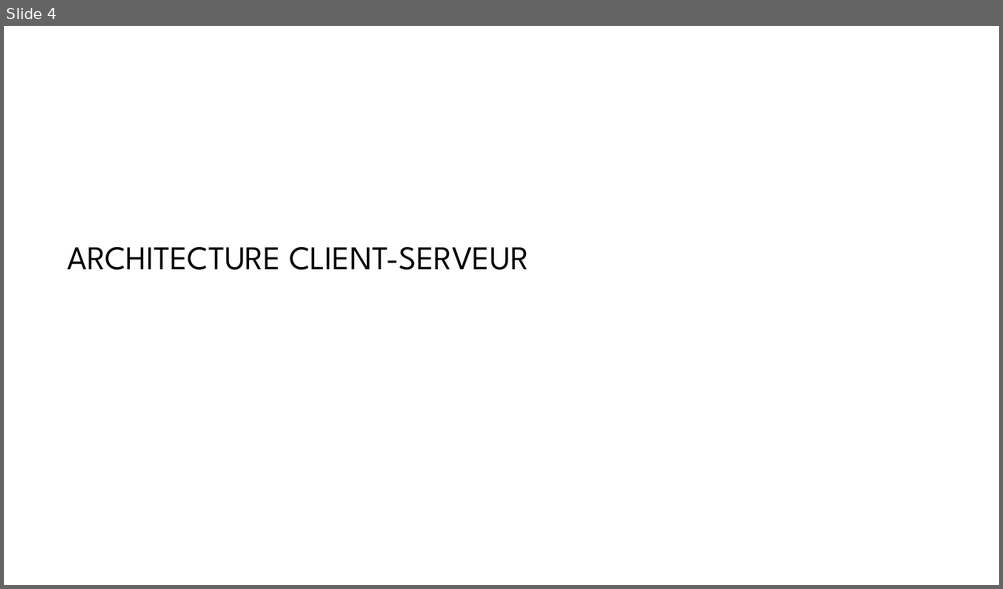
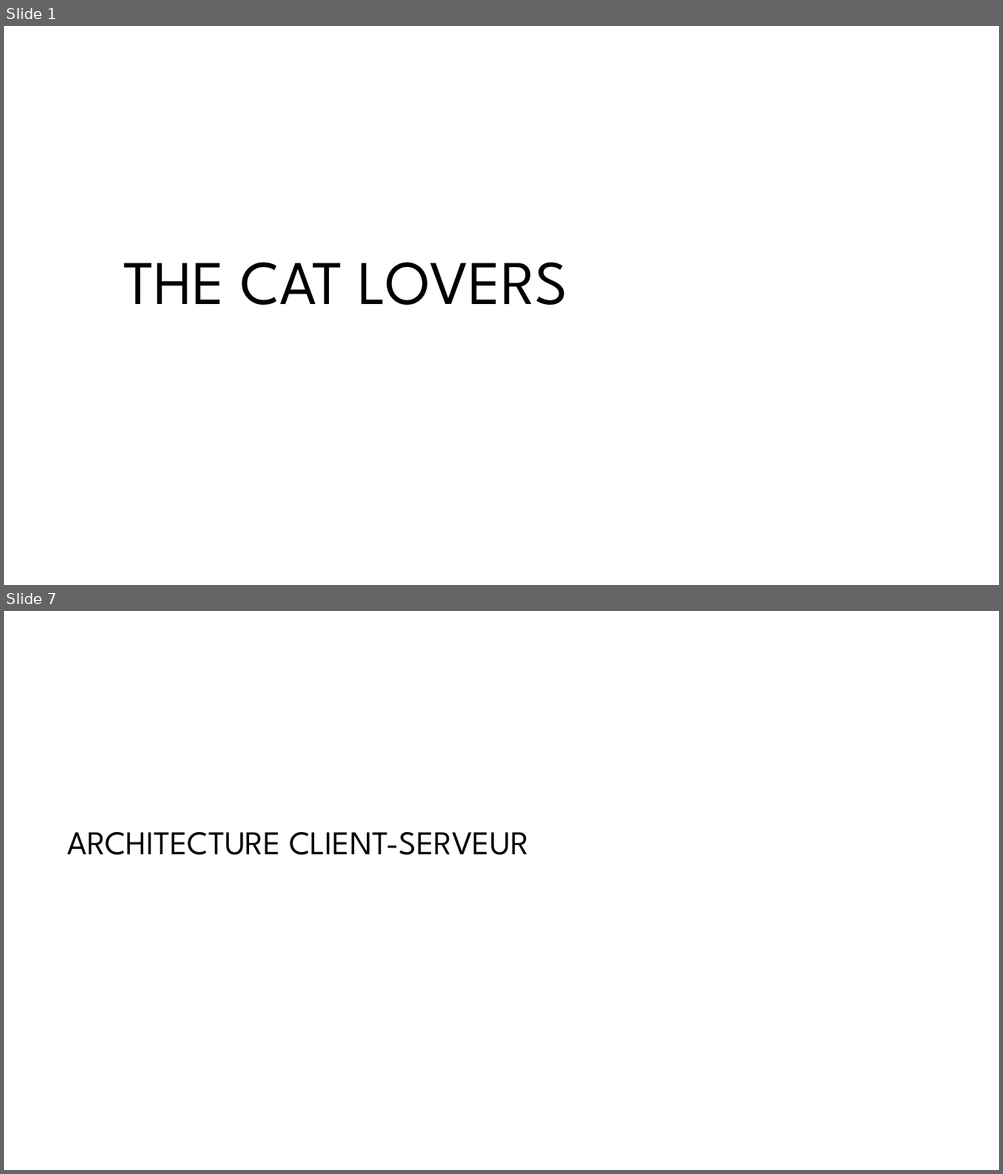
Before and after one commit to khameds/react_vite_blog_testing, a slide deck: presentation/presentation.pptx. Shown one above the other, each under a label of ours: slide 4 before the commit, slides 1 and 7 after it; the slides between them are not shown. The pictures are 1003x589 and 1003x1174 pixels, drawn with LibreOffice and Linux fonts; fonts in the diff are those of the drawing; background and template pictures are left out. Boxes give left, top, right and bottom in pixels: in the first picture for what was removed or moved away, otherwise in the second. Text is boxed around its words. In the diff, an @@ line names an element or a change of style, - is before the commit and + after.

```diff
--- a/presentation/presentation.pptx
+++ b/presentation/presentation.pptx
@@ slide 1 added at bbox=[4, 26, 999, 585], background #FFFFFF @@
@@ title added at bbox=[123, 262, 568, 305], 60 pt, text #000000 @@
+THE CAT LOVERS
@@ what was slide 4 is now slide 7 @@
```
Also in this commit, not shown: 2 slides changed, 3 other slides added, 2 slides removed, 19 other files.
